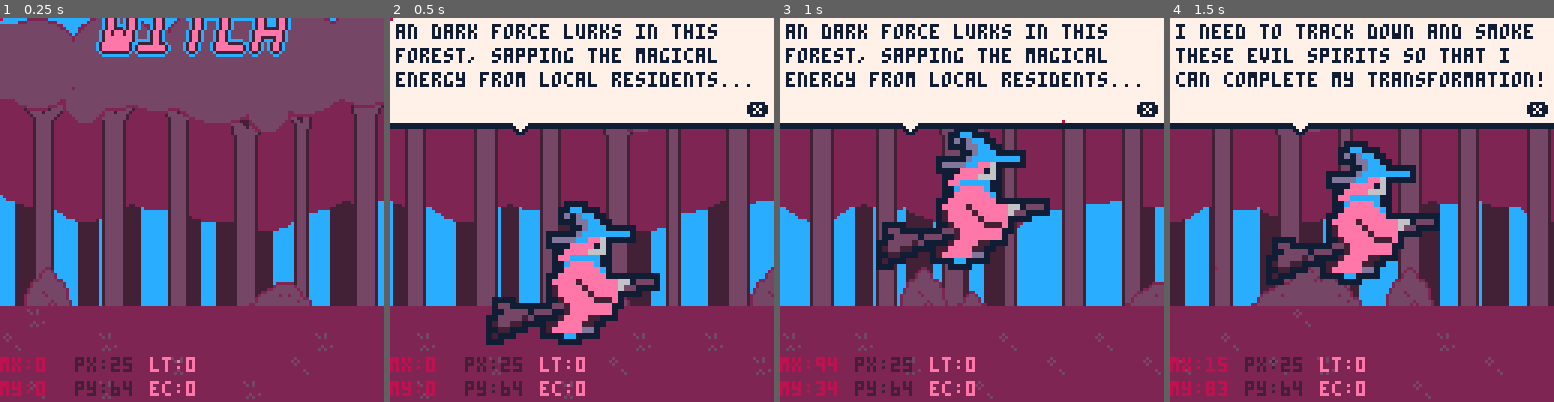
Above: before the commit, frames 1-4 (left to right).
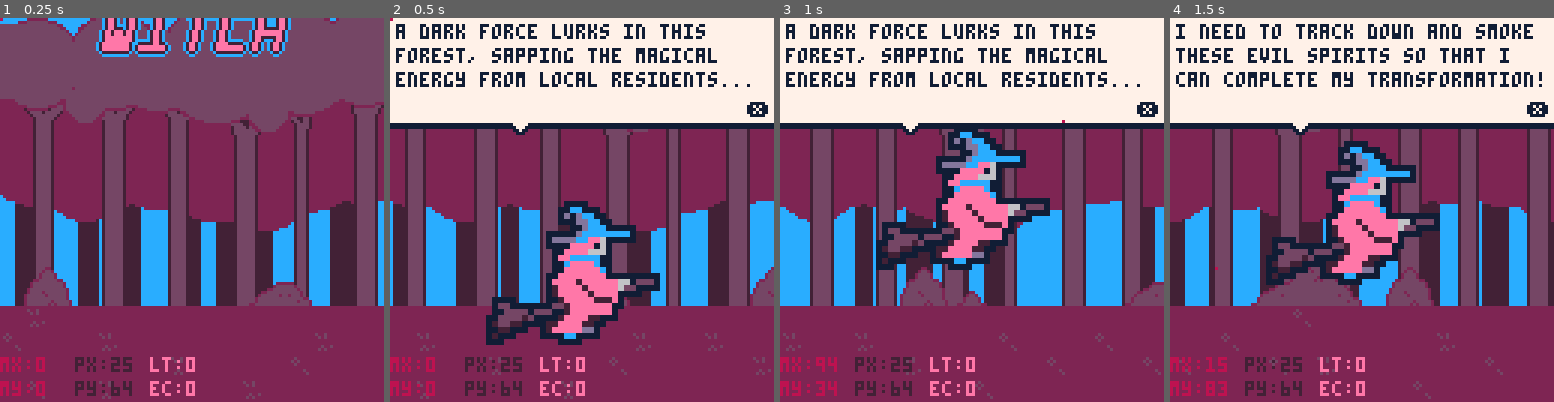
Above: after the commit, the same moments.

Repository: roseblack02/pico8-witch_blaster
Game: PICO-8 cartridge witch_blaster.p8
Same seed, same stepped clock (60 frames per second), same inputs: the game is played once before the commit and once after it.
Inputs (mouse positions are in pixels of both pictures, inside the frame that each line leads up to):
- Up to frame 1 (0.25 s): no input
- Up to frame 2 (0.5 s): tap X (X key) at 0.33 s
- Up to frame 3 (1 s): click (1060, 121) at 0.67 s; tap O (Z key) at 0.7 s
- Up to frame 4 (1.5 s): tap X (X key) at 1.07 s; click (1216, 267) at 1.22 s

Frame 1 is identical in both runs. In frame 2, 1.1% of the frame differs, in the area x 4-86%, y 1-6%; in frame 3, 1.1%; in frame 4, nothing differs.

Commit message:
added menu song

Diff:
--- a/witch_blaster.p8
+++ b/witch_blaster.p8
@@ -26,6 +26,8 @@
 function _init()
 	state="menu"
 	frame=0
+	track=0
+	music(track)
 
 	--menu
 	witch_y,blaster_x=-20,-100
@@ -38,7 +40,7 @@
 	--intro
 	intro_x,intro_y=32,64
 	intro_angle=0
-	intro_state,intro_text=1,{{"an dark force lurks in this","forest, sapping the magical","energy from local residents..."},{"i need to track down and smoke","these evil spirits so that i","can complete my transformation!"}}
+	intro_state,intro_text=1,{{"a dark force lurks in this","forest, sapping the magical","energy from local residents..."},{"i need to track down and smoke","these evil spirits so that i","can complete my transformation!"}}
 
 	--game
 	map_x,front_tree_x,back_tree_x=0,0,0
@@ -291,7 +293,7 @@
 
 	if option==2 then
 		if btnp(1) or btnp(0) then
-			if(music_on=="on") music_on="off" else music_on="on"
+			if(music_on=="on") music_on="off" music(-1) else music_on="on" music(track)
 		end
 	end
 
@@ -310,6 +312,9 @@
 	end
 
 	menu_colour[option]=12
+
+	--set song
+	track=0
 end
 
 function draw_menu()
Not shown, changed: the music (__music__) section of witch_blaster.p8
Not shown, changed: the sound effects (__sfx__) section of witch_blaster.p8
